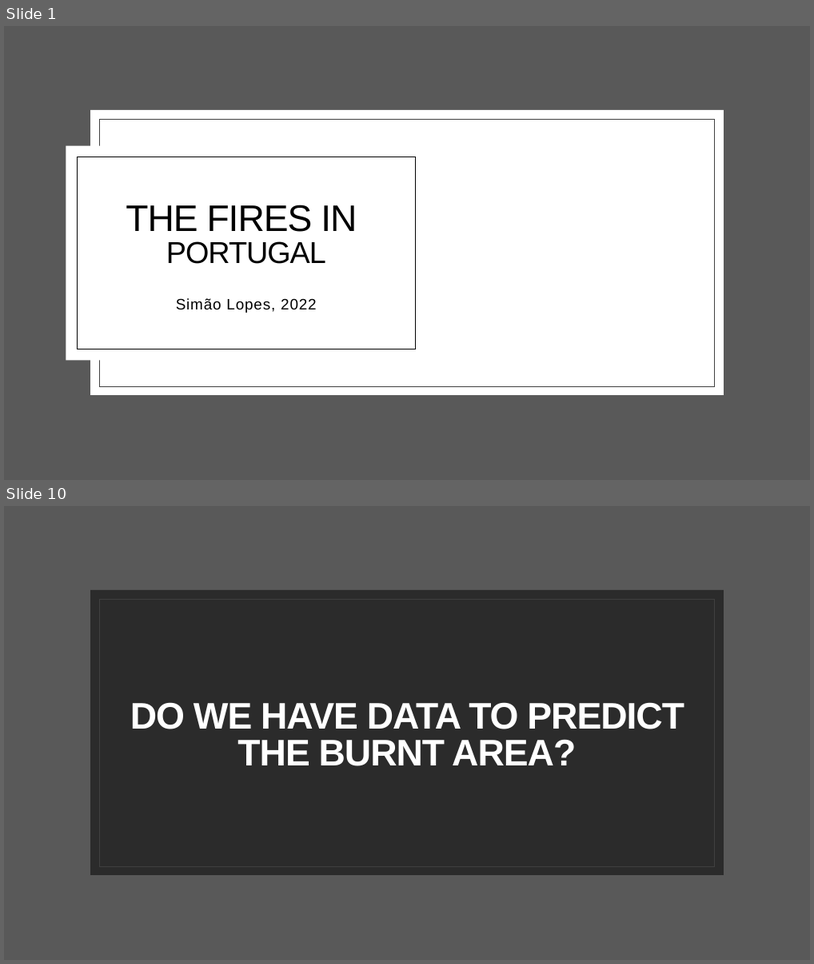
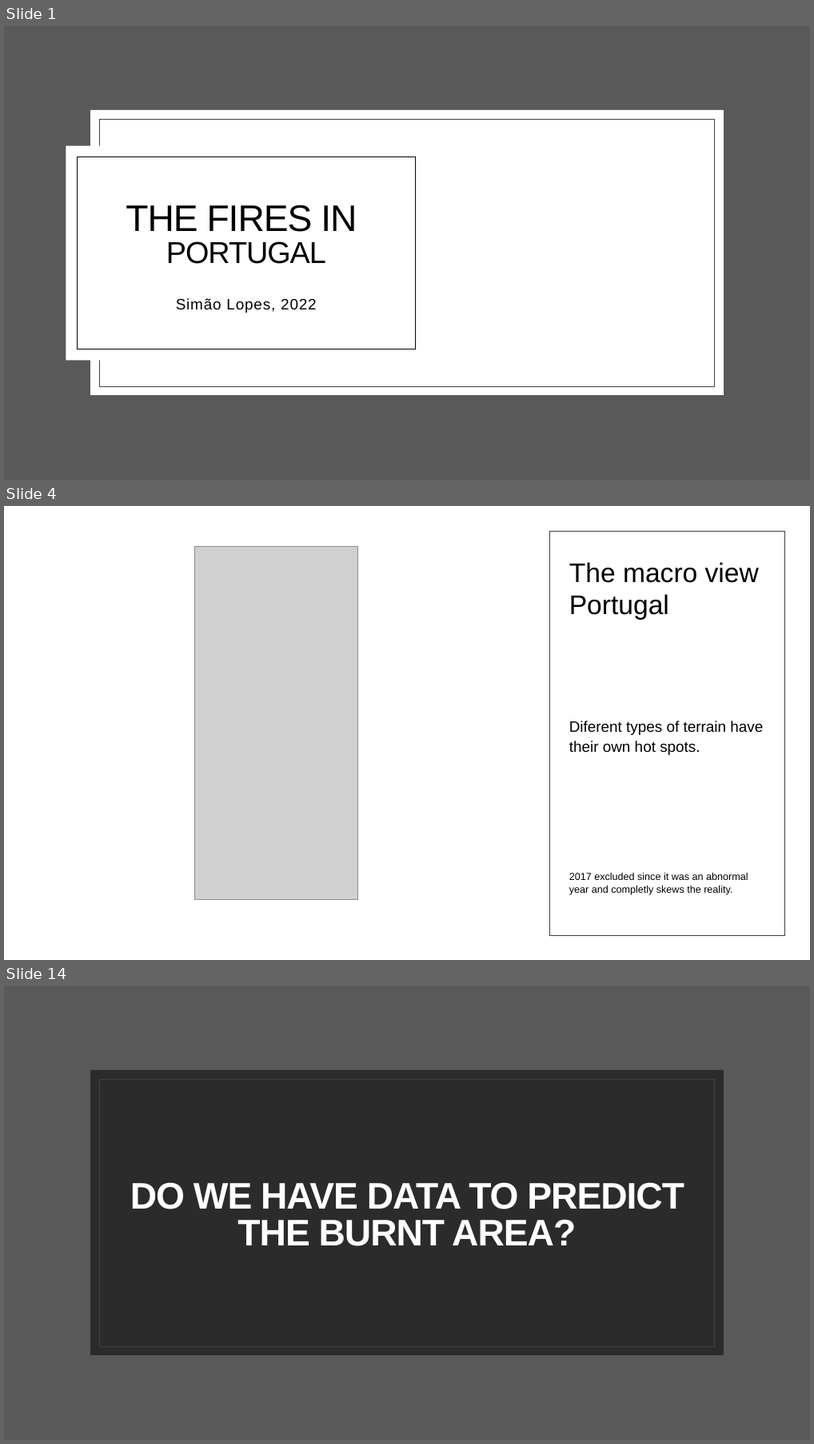
Before and after one commit to Simao-Lopes/Fire-Project, a slide deck: Presentation/The fires in Portugal.pptx. Shown one above the other, each under a label of ours: slides 1 and 10 before the commit, slides 1, 4 and 14 after it; the slides between them are not shown. The pictures are 814x964 and 814x1444 pixels, drawn with LibreOffice and Linux fonts; fonts in the diff are those of the drawing; grey boxes stand for pictures; background and template pictures are left out; a plain dark background stands for a picture behind light text. Boxes give left, top, right and bottom in pixels: in the first picture for what was removed or moved away, otherwise in the second. Text is boxed around its words. In the diff, an @@ line names an element or a change of style, - is before the commit and + after.

```diff
--- a/Presentation/The fires in Portugal.pptx
+++ b/Presentation/The fires in Portugal.pptx
@@ slide 4 added at [4, 506, 810, 960], background #FFFFFF @@
@@ rectangle added at [541, 522, 794, 944], fill #FFFFFF at 86% opacity @@
@@ picture added at [194, 547, 358, 900] @@
@@ rectangle added at [550, 531, 786, 935], outline #404040 0.5 pt @@
@@ title added at [570, 562, 759, 620], 32 pt, text #000000 @@
+The macro view
+Portugal
@@ text added at [570, 720, 763, 895], 12 pt, text #000000 @@
+Diferent types of terrain have their own hot spots.
+2017 excluded since it was an abnormal year and completly skews the reality.
@@ what was slide 10 is now slide 14 @@
```
Also in this commit, not shown: 10 slides changed, 4 other slides added, 20 other files.
